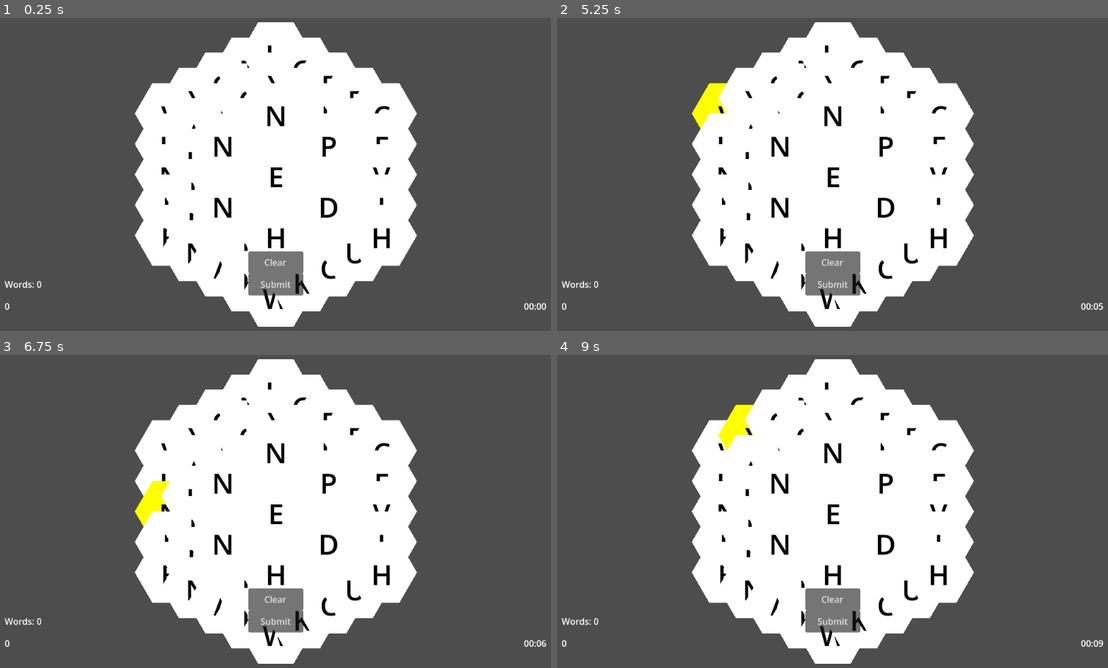
Above: before the commit, frames 1-4 (two rows, left to right).
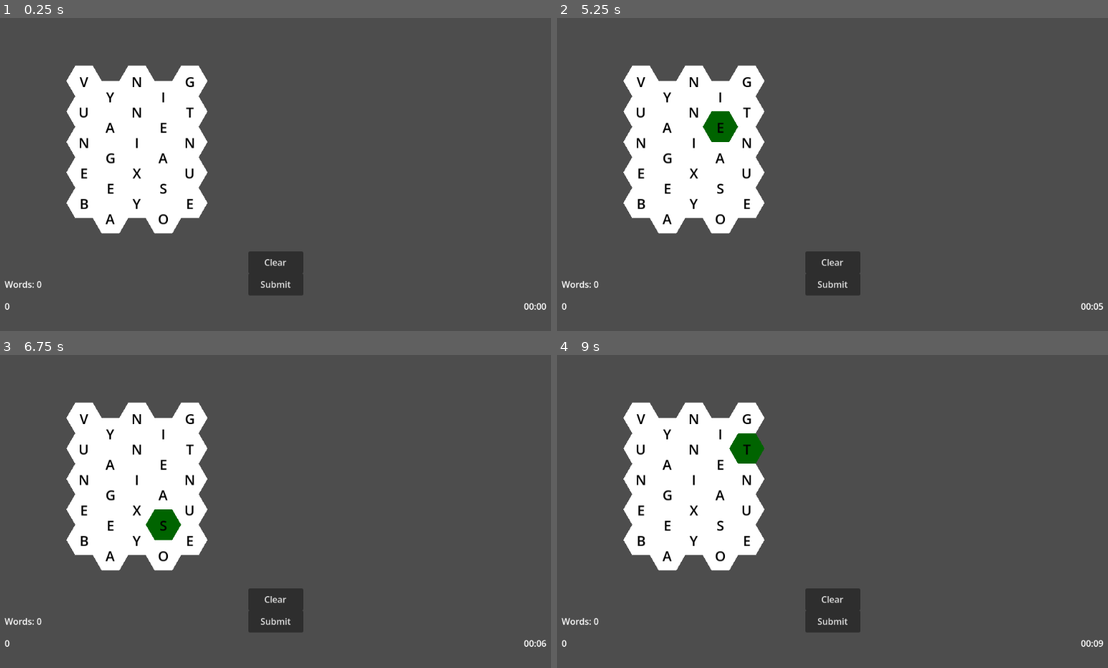
Above: after the commit, the same moments.

Repository: opensourceame/wb
Game: Godot game, scene res://scenes/Main.tscn
Same seed, same stepped clock (60 frames per second), same inputs: the game is played once before the commit and once after it.
Inputs (mouse positions are in pixels of both pictures, inside the frame that each line leads up to):
- Up to frame 1 (0.25 s): no input
- Up to frame 2 (5.25 s): click "Submit" at 0.5 s; click "Clear" at 1.25 s; click "Submit" at 2 s; click "Clear" at 2.75 s; click "Submit" at 3.5 s; click "Clear" at 4.25 s; tap Enter (ui_accept) at 5 s; move the mouse to (727, 115) at 5.02 s; click (727, 115) at 5.17 s
- Up to frame 3 (6.75 s): tap Enter (ui_accept) at 5.27, 5.75, 6.02, 6.5 s; move the mouse to (170, 480) at 5.77 s; click (170, 480) at 5.92 s; move the mouse to (170, 511) at 6.52 s; click (170, 511) at 6.67 s
- Up to frame 4 (9 s): tap Enter (ui_accept) at 7.25, 7.52, 8, 8.27, 8.75 s; move the mouse to (727, 542) at 7.27 s; click (727, 542) at 7.42 s; move the mouse to (727, 570) at 8.02 s; click (727, 570) at 8.17 s; move the mouse to (755, 436) at 8.77 s; click (755, 436) at 8.92 s

The runs differ from the first frame. In frame 1, 39% of the frame differs, in the area x 12-76%, y 1-99%; in frame 2, 40%; in frame 3, 40%; in frame 4, 40%.

Commit message:
working on grid

Diff:
--- a/project.godot
+++ b/project.godot
@@ -50,8 +50,3 @@
 , Object(InputEventJoypadButton,"resource_local_to_scene":false,"resource_name":"","device":-1,"button_index":12,"pressure":0.0,"pressed":false,"script":null)
 ]
 }
-
-[rendering]
-
-renderer/rendering_method="gl_compatibility"
-renderer/rendering_method.mobile="gl_compatibility"
--- a/scenes/Main.tscn
+++ b/scenes/Main.tscn
@@ -1,19 +1,15 @@
 [gd_scene format=3 uid="uid://bqx8x7rlnhjwy"]
 
-[ext_resource type="Script" uid="uid://bf0op368p4sac" path="res://scripts/GridManager.gd" id="1_0abcd"]
 [ext_resource type="Script" uid="uid://d3gb6npr6oo4m" path="res://scripts/GameManager.gd" id="2_game"]
 [ext_resource type="PackedScene" uid="uid://dev1vlrye5a0i" path="res://scenes/GridManager.tscn" id="2_rarhs"]
 [ext_resource type="Script" uid="uid://bewyf1ek3euuf" path="res://scripts/UIManager.gd" id="3_ui"]
 
 [node name="Main" type="Node2D" unique_id=1302130063]
-script = ExtResource("1_0abcd")
 
 [node name="GridManager" parent="." unique_id=895251005 instance=ExtResource("2_rarhs")]
-script = ExtResource("1_0abcd")
-grid_width = 8
-grid_height = 8
+grid_width = 5
+grid_height = 5
 hex_size = 32.0
-tile_scene = null
 
 [node name="GameManager" type="Node" parent="." unique_id=1588637464]
 script = ExtResource("2_game")
@@ -28,6 +24,7 @@
 script = ExtResource("3_ui")
 
 [node name="Camera2D" type="Camera2D" parent="." unique_id=324529156]
+position = Vector2(348, 170)
 
 [node name="UI" type="CanvasLayer" parent="." unique_id=1457645348]
 
--- /dev/null
+++ b/scenes/Tile.tscn
@@ -0,0 +1,6 @@
+[gd_scene format=3 uid="uid://dks6x25osvjwp"]
+
+[ext_resource type="Script" uid="uid://5l64rwrfe20e" path="res://scenes/tile.gd" id="1_2sjy5"]
+
+[node name="Tile" type="Node2D" unique_id=188602748]
+script = ExtResource("1_2sjy5")
--- /dev/null
+++ b/scenes/tile.gd
@@ -0,0 +1,13 @@
+extends Node2D
+
+var neighbours = []
+
+
+# Called when the node enters the scene tree for the first time.
+func _ready() -> void:
+	pass # Replace with function body.
+
+
+# Called every frame. 'delta' is the elapsed time since the previous frame.
+func _process(delta: float) -> void:
+	pass
--- a/scripts/GridManager.gd
+++ b/scripts/GridManager.gd
@@ -1,14 +1,16 @@
 extends Node2D
 class_name GridManager
 
-@export var grid_width: int = 3
-@export var grid_height: int = 3
-@export var hex_size: float = 64.0
+@export var grid_width:  int = 2
+@export var grid_height: int = 2
+@export var hex_size: float = 48.0
 @export var tile_scene: PackedScene
 
 var grid: Dictionary = {}
 var selected_tiles: Array[HexTile] = []
 var current_word: String = ""
+var columns = []
+var rows    = []
 
 func _ready():
 	if tile_scene == null:
@@ -16,13 +18,16 @@
 	create_hex_grid()
 
 func create_hex_grid():
-	for q in range(-grid_width / 2, grid_width / 2 + 1):
-		for r in range(-grid_height / 2, grid_height / 2 + 1):
-			if abs(q + r) <= grid_height / 2:
-				create_hex_tile(q, r)
+	for q in range(grid_width):
+		columns.append([])
+		for r in range(grid_height):
+			var tile = create_hex_tile(q, r)
+			columns[q].append(tile)
+	print("GRID: created grid")
 
 func create_hex_tile(q: int, r: int):
 	var tile = tile_scene.instantiate()
+	tile.hex_radius = hex_size
 	add_child(tile)
 
 	var pos = hex_to_pixel(q, r)
@@ -34,14 +39,23 @@
 	grid[Vector2(q, r)] = tile
 	tile.tile_selected.connect(_on_tile_selected)
 
+	return tile
+
 func hex_to_pixel(q: int, r: int) -> Vector2:
-	var x = hex_size * (3.0/2.0 * q)
-	var y = hex_size * (sqrt(3.0)/2.0 * q + sqrt(3.0) * r)
+	var hex_width  = hex_size * 2.0
+	var hex_height = hex_size * sqrt(3.0)
+
+	var x = q * hex_width * 0.75
+	var y = r * hex_height
+
+	if q % 2 == 1:
+		y += hex_height * 0.5
+
 	return Vector2(x, y)
 
 func get_random_letter() -> String:
 	var letters = "ABCDEFGHIJKLMNOPQRSTUVWXYZ"
-	var weights = [8, 2, 2, 4, 12, 2, 3, 6, 8, 1, 1, 4, 3, 6, 8, 2, 1, 6, 6, 8, 4, 2, 2, 1, 2, 1]
+	var weights = [10, 2, 2, 4, 15, 2, 3, 6, 8, 1, 1, 4, 3, 6, 10, 2, 1, 6, 6, 8, 4, 2, 2, 1, 2, 1]
 
 	var total_weight = 0
 	for weight in weights:
@@ -81,11 +95,19 @@
 		return true
 
 	var last_tile = selected_tiles[-1]
-	var dq = abs(tile.grid_q - last_tile.grid_q)
-	var dr = abs(tile.grid_r - last_tile.grid_r)
-	var ds = abs((tile.grid_q + tile.grid_r) - (last_tile.grid_q + last_tile.grid_r))
+	var dq = tile.grid_q - last_tile.grid_q
+	var dr = tile.grid_r - last_tile.grid_r
 
-	return (dq <= 1 and dr <= 1 and ds <= 1)
+	if dq == 0 and abs(dr) == 1:
+		return true
+
+	if abs(dq) == 1:
+		if last_tile.grid_q % 2 == 0:
+			return dr >= 0 and dr <= 1
+		else:
+			return dr >= -1 and dr <= 0
+
+	return false
 
 func recalculate_word():
 	current_word = ""
--- a/scripts/HexTile.gd
+++ b/scripts/HexTile.gd
@@ -6,11 +6,11 @@
 @export var letter: String = "A"
 @export var grid_q: int = 0
 @export var grid_r: int = 0
-@export var hex_radius: float = 64.0
+@export var hex_radius: float = 32.0
 
 var is_selected: bool = false
-var normal_color: Color = Color.WHITE
-var selected_color: Color = Color.YELLOW
+var normal_color:   Color = Color.WHITE
+var selected_color: Color = Color.DARK_GREEN
 
 func _ready():
 	letter = get_random_letter()
Not shown, added: scenes/tile.gd.uid
